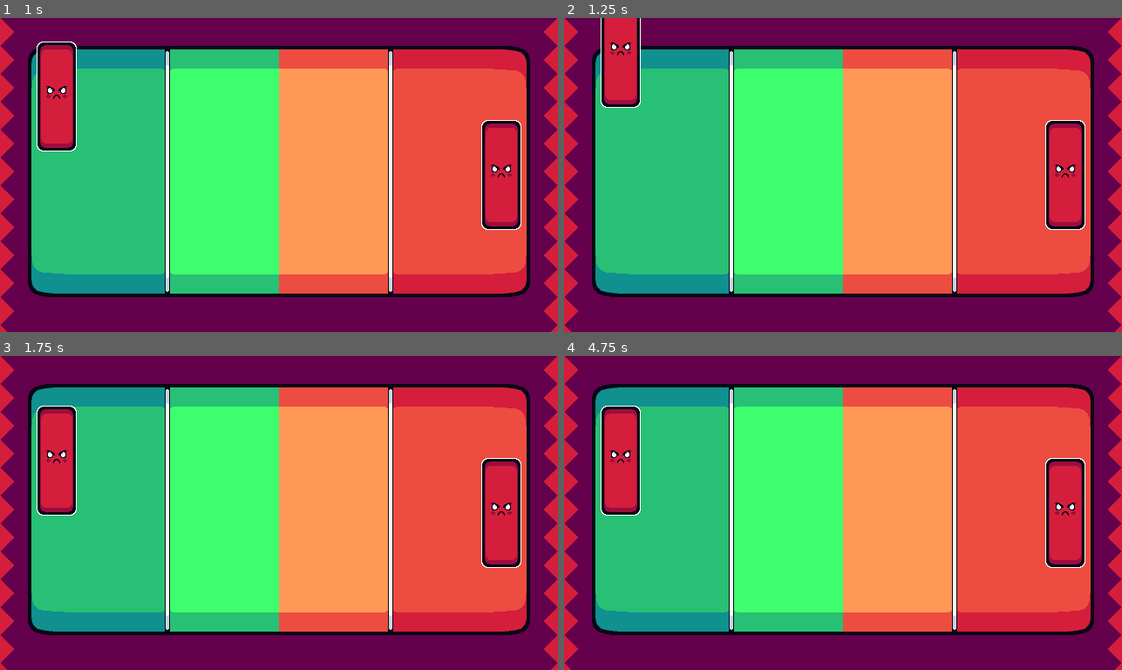
Above: before the commit, frames 1-4 (two rows, left to right).
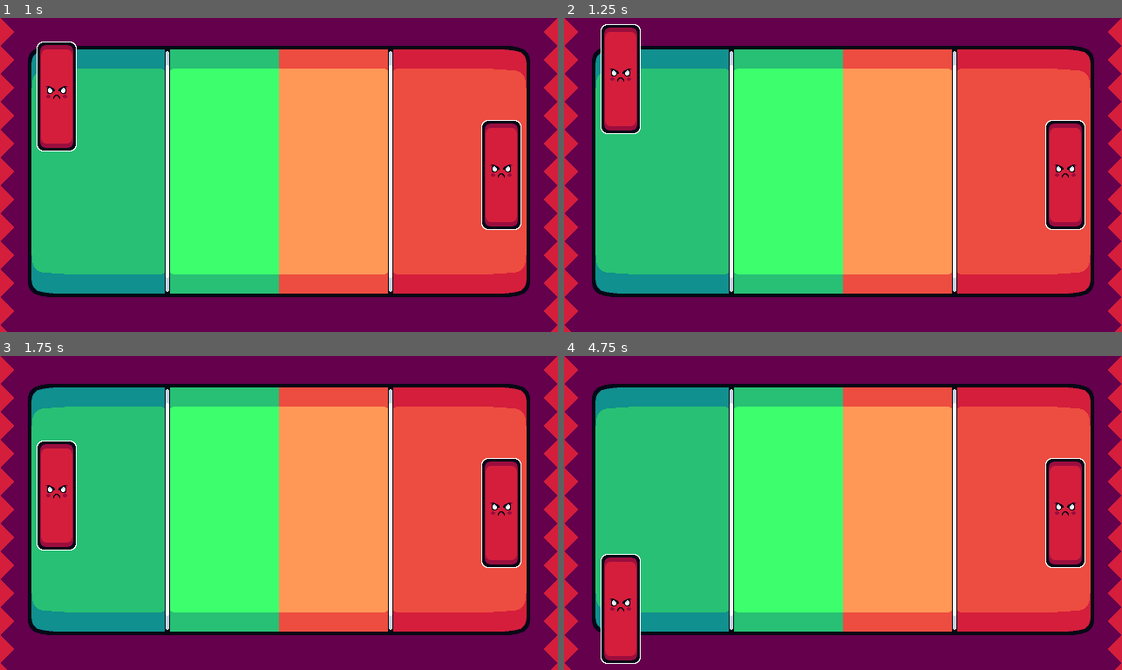
Above: after the commit, the same moments.

Repository: gabrielgfranca/pong
Game: Godot game, scene res://scenes/main.tscn
The game is run twice, just before and just after one commit, with the same random seed, the same clock (stepped at 60 frames per second) and the same inputs.
Inputs:
- Up to frame 1 (1 s): tap Enter at 0.5 s; hold W (player_one_up) from 0.53 s (still down)
- Up to frame 2 (1.25 s): keep holding W (player_one_up)
- Up to frame 3 (1.75 s): release W (player_one_up) at 1.28 s; hold S (player_one_down) from 1.28 s (still down)
- Up to frame 4 (4.75 s): release S (player_one_down) at 2.03 s; hold W (player_one_up) 2.03-3.53 s; tap Space at 3.5 s; hold S (player_one_down) from 3.53 s (still down)

Frame 1 is identical in both runs. In frame 2, 1.2% of the frame differs, in the area x 6-14%, y 0-37%; in frame 3, 2.1%; in frame 4, 5.0%, in the area x 6-14%, y 15-99%.

Commit message:
feat: preventing the player to go outside the scream witch clamp function

Diff:
--- a/scripts/player.gd
+++ b/scripts/player.gd
@@ -3,10 +3,12 @@
 @export var player_one : bool
 @export var player_speed : float
 
+var limit_y_screen_up = 70
+var limit_Y_screen_down = 290
+
 # Called when the node enters the scene tree for the first time.
 func _ready() -> void:
 	pass
-
 
 # Called every frame. 'delta' is the elapsed time since the previous frame.
 func _process(delta: float) -> void:
@@ -20,3 +22,5 @@
 			position.y += player_speed * delta
 		elif Input.is_action_pressed("player_two_up"):
 			position.y -= player_speed * delta
+
+	position.y = clamp(position.y, limit_y_screen_up, limit_Y_screen_down)
